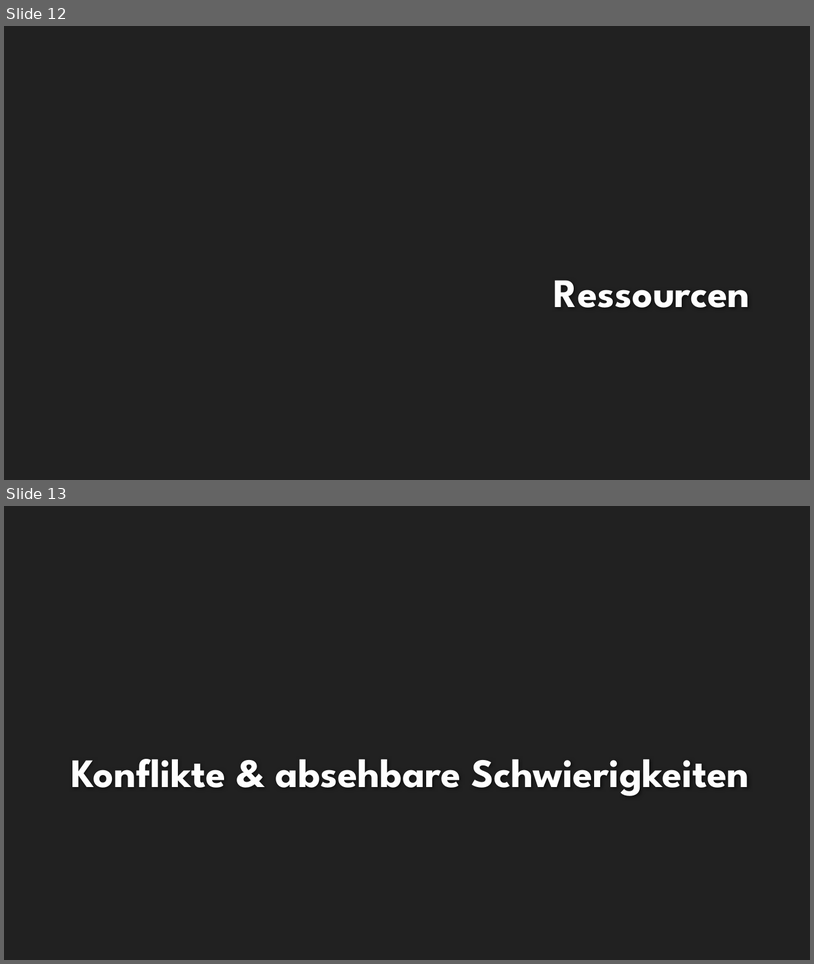
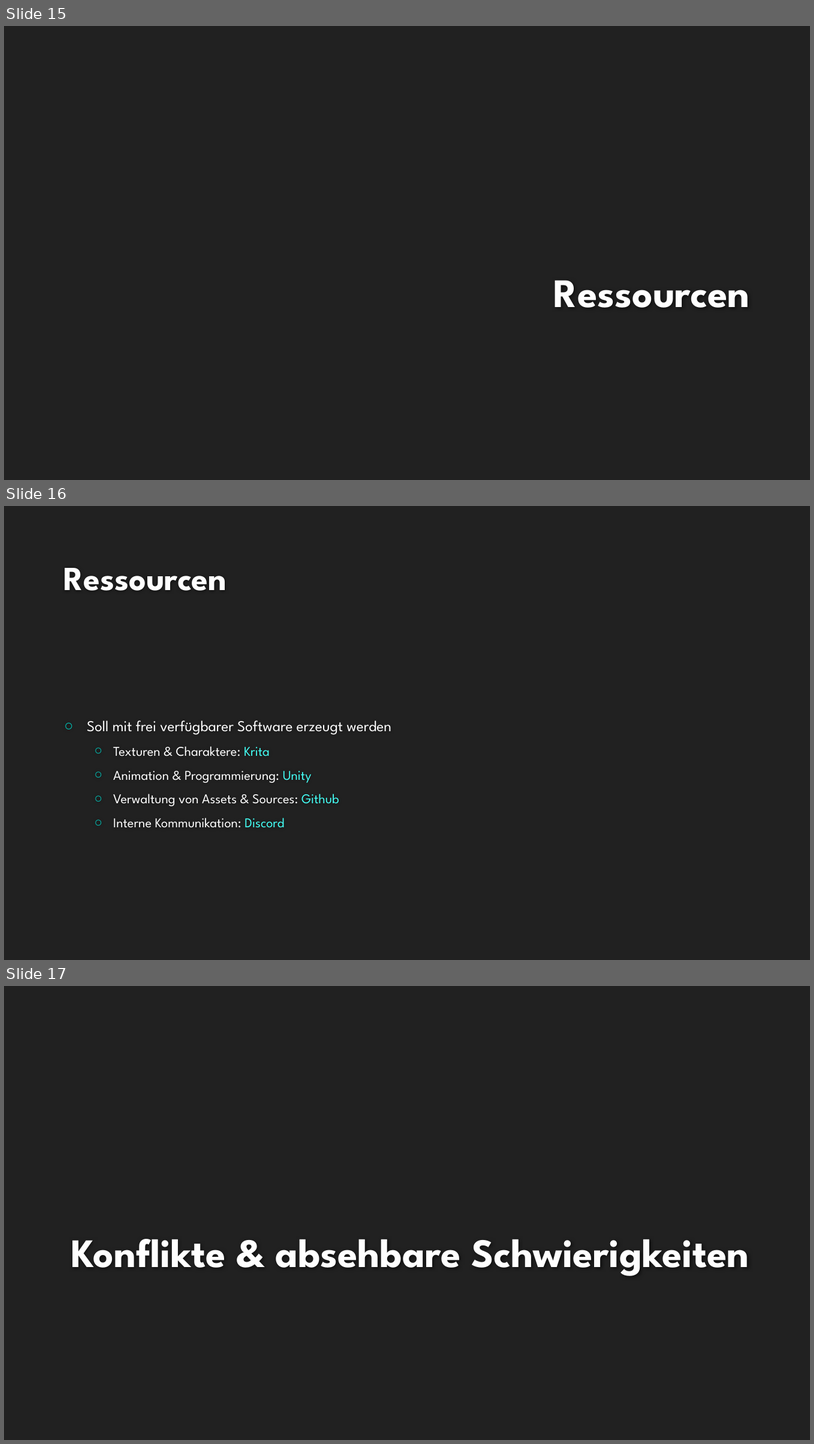
Before and after one commit to EmKaCe/DoctorWhy, a slide deck: Information/Präsentation.pptx. Shown one above the other, each under a label of ours: slides 12 and 13 before the commit, slides 15, 16 and 17 after it. The pictures are 814x964 and 814x1444 pixels, drawn with LibreOffice and Linux fonts; fonts in the diff are those of the drawing; background and template pictures are left out. Boxes give left, top, right and bottom in pixels: in the first picture for what was removed or moved away, otherwise in the second. Text is boxed around its words. In the diff, an @@ line names an element or a change of style, - is before the commit and + after.

```diff
--- a/Information/Präsentation.pptx
+++ b/Information/Präsentation.pptx
@@ slide 16 added at box(4, 506, 810, 960), background #212121 @@
@@ title added at box(63, 568, 227, 591), 40 pt, text #FEFEFE, bold @@
+Ressourcen
@@ text added at box(87, 720, 392, 828), 16 pt, text #FFFFFF @@
+○ Soll mit frei verfügbarer Software erzeugt werden
+  ○ Texturen & Charaktere: Krita
+  ○ Animation & Programmierung: Unity
+  ○ Verwaltung von Assets & Sources: Github
+  ○ Interne Kommunikation: Discord
@@ what was slide 12 is now slide 15 @@
@@ what was slide 13 is now slide 17 @@
```
Also in this commit, not shown: 1 slide changed, 6 other slides added.
